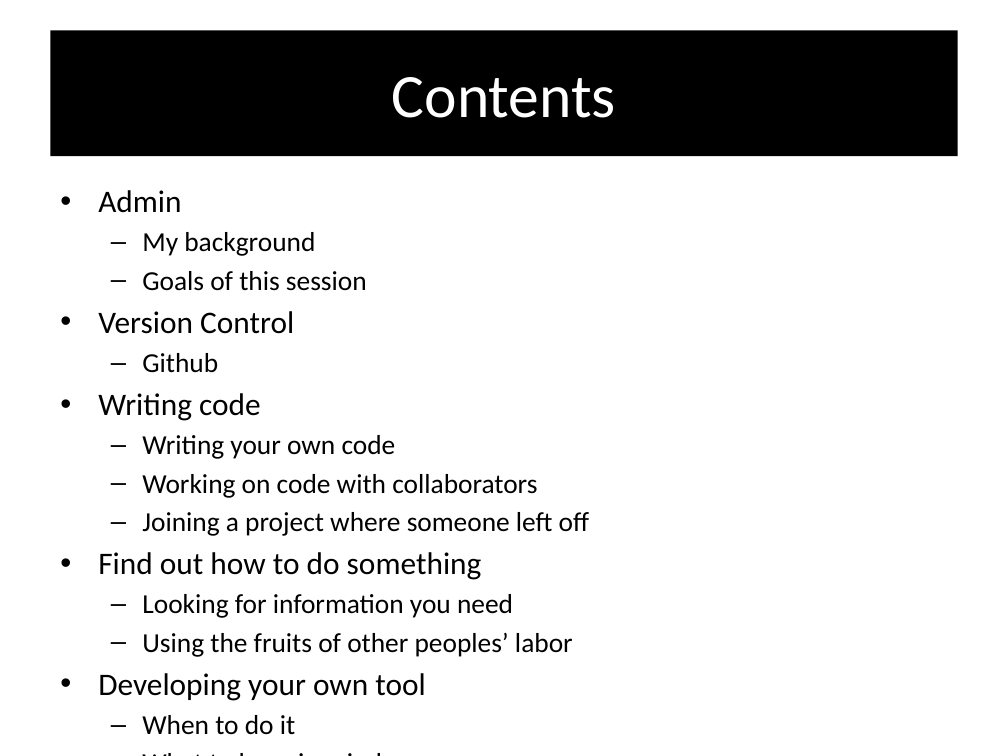
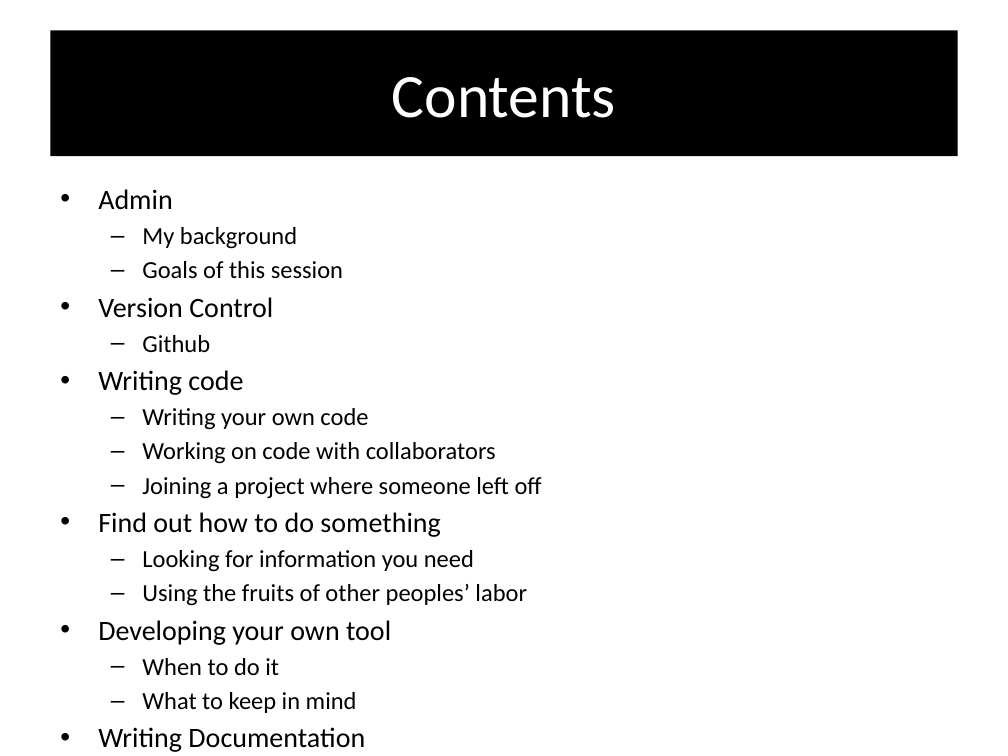
Before and after one commit to lkloh/USArray, a slide deck: slide 2 of BasicsOfCoding/BasicsOfCoding.pptx. Drawn at 1008x756 pixels with LibreOffice and Linux fonts; fonts in the diff are those of the drawing. Boxes give left, top, right and bottom in pixels: in the first picture for what was removed or moved away, otherwise in the second. Text is boxed around its words. In the diff, an @@ line names an element or a change of style, - is before the commit and + after.

```diff
--- a/BasicsOfCoding/BasicsOfCoding.pptx
+++ b/BasicsOfCoding/BasicsOfCoding.pptx
@@ text at (98, 189, 542, 713): size 22.4 to 20 pt in "Admin", "Version Control", "Writing code", "Find out how to do something" and 1 more places; size 19.6 to 17.5 pt in "My background", "Goals of this session", "Github", "Writing your own code" and 6 more places @@
@@ text at (98, 727, 365, 752): paragraphs added @@
+• Writing Documentation
+  – Sphinx
+  – LaTeX
```
Also in this commit, not shown: 3 other slides changed, 3 slides added, 3 other files.
